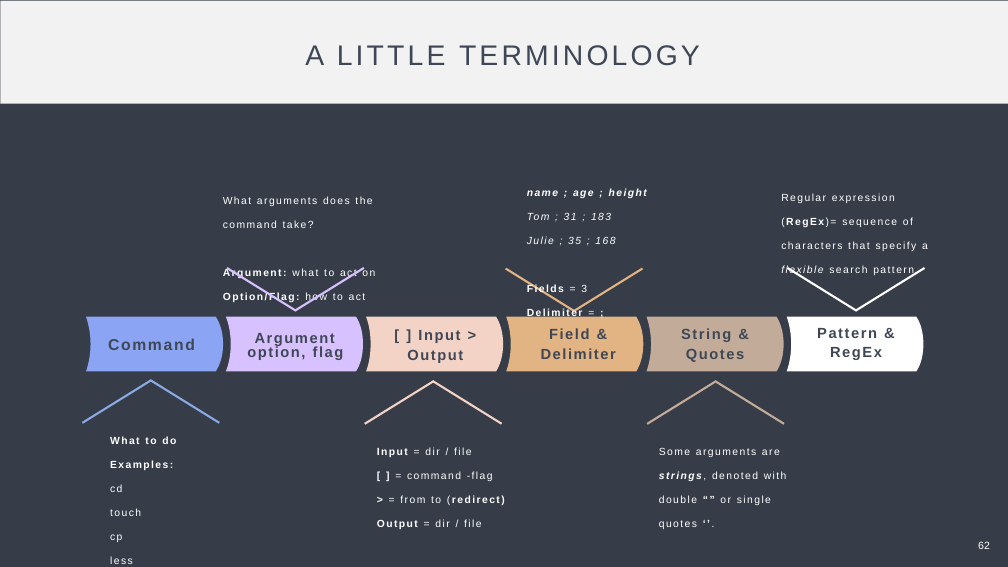
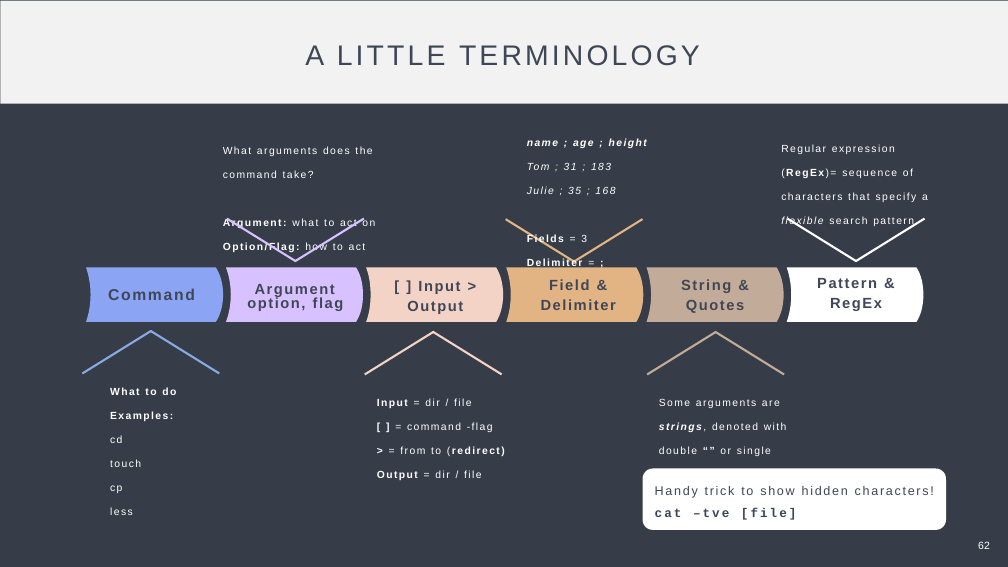
Before and after one commit to Center-for-Health-Data-Science/Just-Bash-It, a slide deck: slide 62 of Teachers/Just_Bash_It_Slideshow.pptx. Drawn at 1008x567 pixels with LibreOffice and Linux fonts; fonts in the diff are those of the drawing. Boxes give left, top, right and bottom in pixels: in the first picture for what was removed or moved away, otherwise in the second. Text is boxed around its words. In the diff, an @@ line names an element or a change of style, - is before the commit and + after.

```diff
--- a/Teachers/Just_Bash_It_Slideshow.pptx
+++ b/Teachers/Just_Bash_It_Slideshow.pptx
@@ 12 texts, 12 lines, 6 freeform shapes moved together from (x1=82, y1=188, x2=928, y2=564) to (x1=82, y1=138, x2=928, y2=515) @@
@@ rounded rectangle added at (x1=643, y1=469, x2=946, y2=530), fill #FFFFFF @@
@@ text added at (x1=655, y1=486, x2=934, y2=520), 24 pt, text #3F4756 @@
+Handy trick to show hidden characters!
+cat –tve [file]
```
Also in this commit, not shown: 7 other slides changed, 7 slides added, 3 other files.
